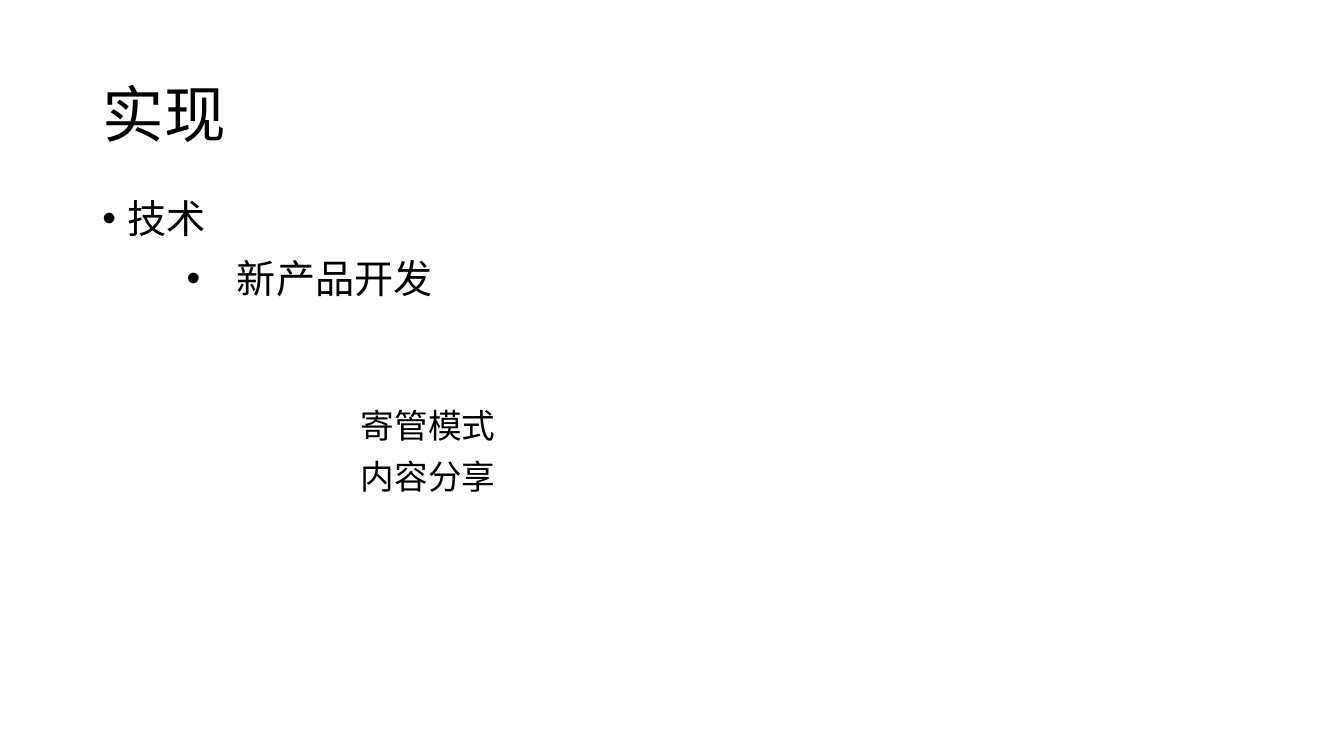
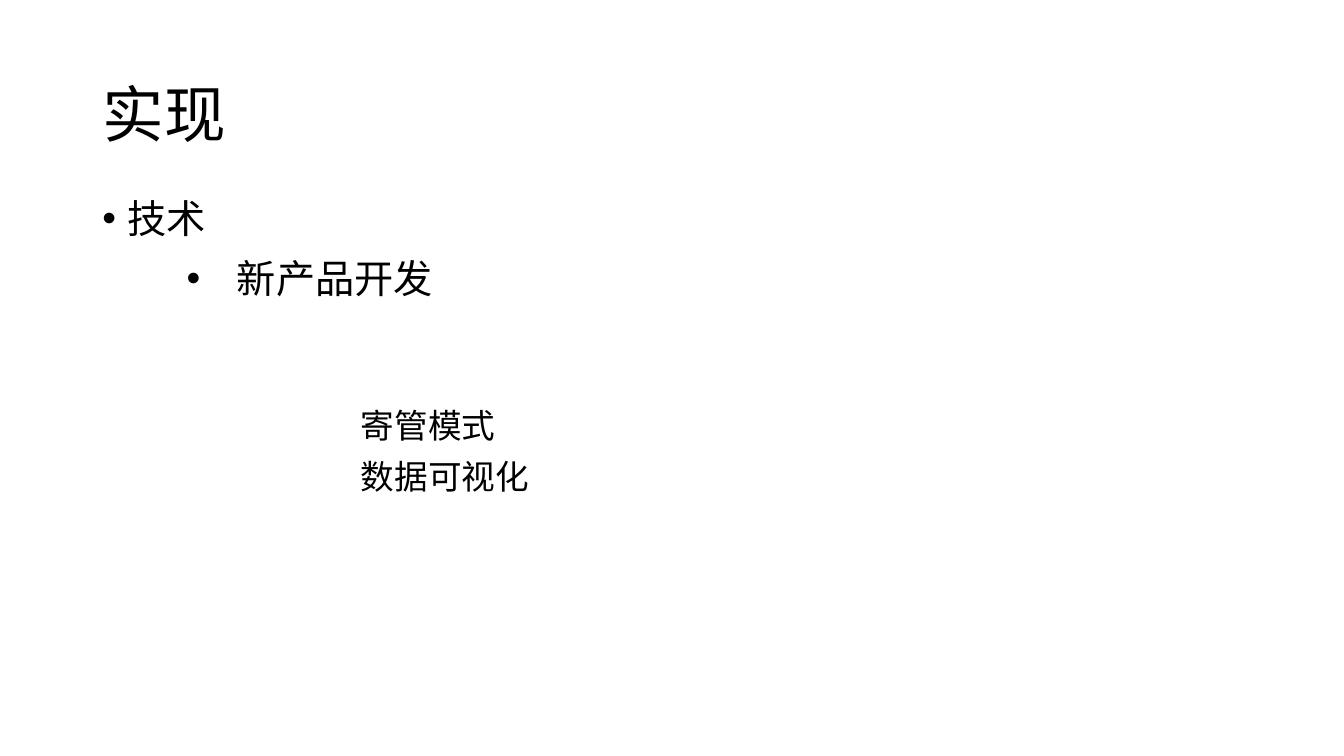
Before and after one commit to twigzxd/ZXXXZ, a slide deck: slide 12 of 智能快递柜ppt.pptx. Drawn at 1344x756 pixels with LibreOffice and Linux fonts; fonts in the diff are those of the drawing. Boxes give left, top, right and bottom in pixels: in the first picture for what was removed or moved away, otherwise in the second. Text is boxed around its words. In the diff, an @@ line names an element or a change of style, - is before the commit and + after.

Commit message:
PPT Translation

```diff
--- a/智能快递柜ppt.pptx
+++ b/智能快递柜ppt.pptx
@@ text at box(361, 460, 529, 492): text changed @@
-  内容分享
+  数据可视化
```
Also in this commit, not shown: 6 other files.
